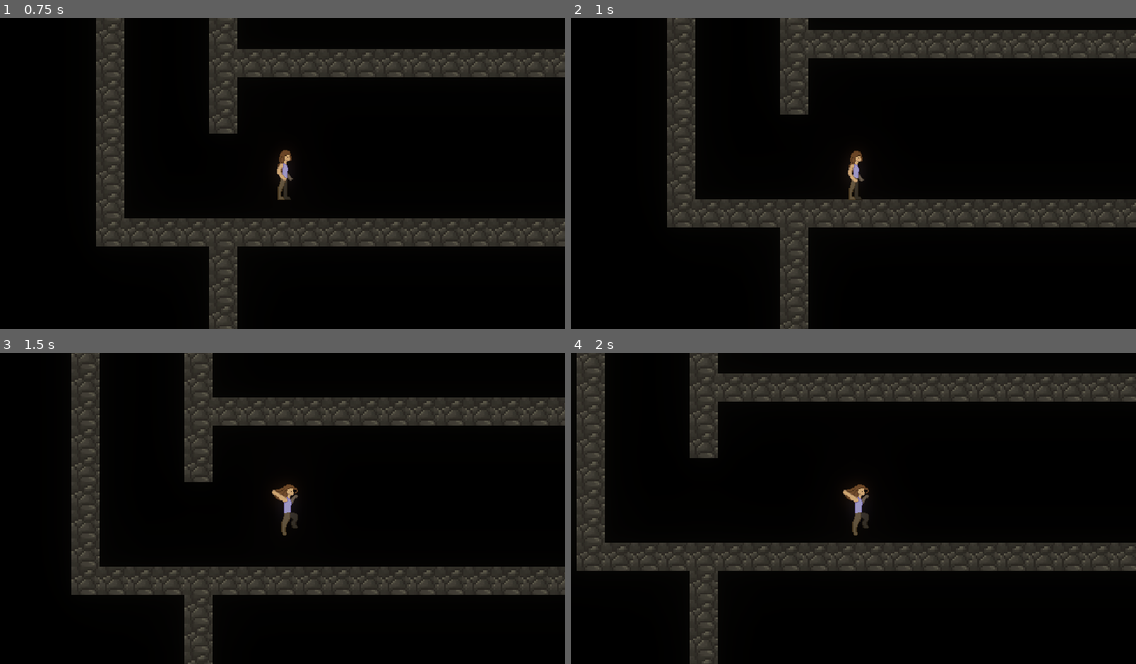
Above: before the commit, frames 1-4 (two rows, left to right).
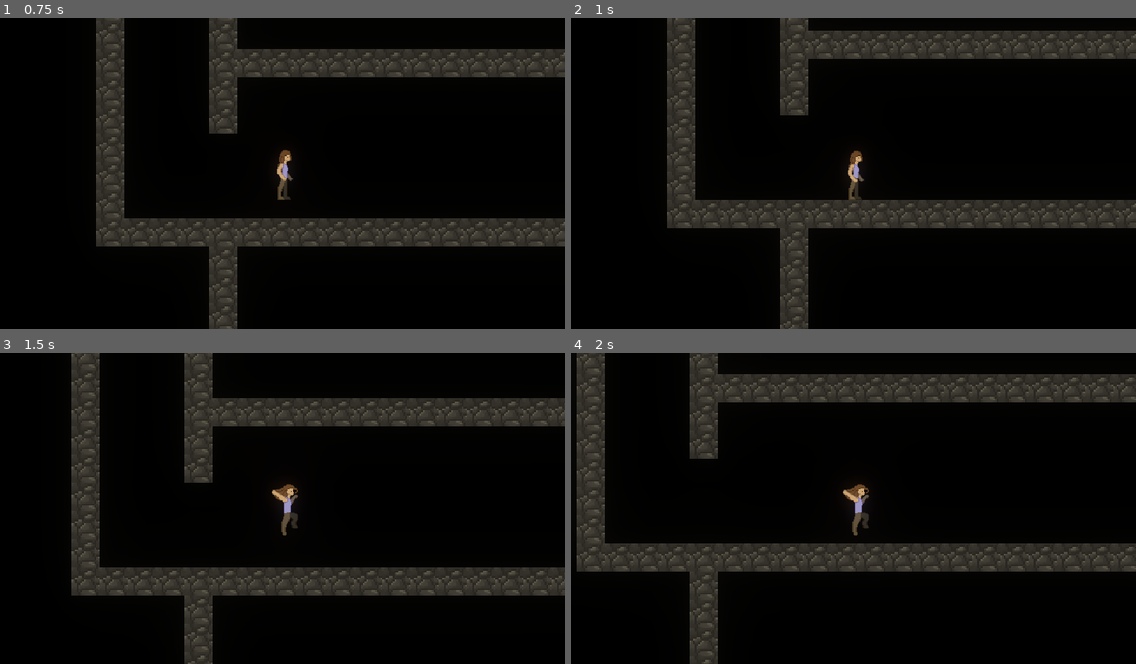
Above: after the commit, the same moments.

Repository: shindig-games/astral
Game: Godot game, scene res://scenes/Menu.tscn
The game is run twice, just before and just after one commit, with the same random seed, the same clock (stepped at 60 frames per second) and the same inputs.
Inputs:
- Up to frame 1 (0.75 s): click "Start" at 0.5 s
- Up to frame 2 (1 s): no input
- Up to frame 3 (1.5 s): hold Right (move_right) from 1.28 s (still down); hold Up (move_jump) from 1.28 s (still down)
- Up to frame 4 (2 s): keep holding Right (move_right); keep holding Up (move_jump)

Frame 1 is identical in both runs. In frame 2, 0.9% of the frame differs, in the area x 17-100%, y 0-100%; in frame 3, 0.9%; in frame 4, 1.1%, in the area x 1-100%, y 0-100%.

Commit message:
done

Diff:
--- a/scenes/Player.tscn
+++ b/scenes/Player.tscn
@@ -1,27 +1,27 @@
-[gd_scene load_steps=27 format=2]
+[gd_scene load_steps=28 format=2]
 
 [ext_resource path="res://src/player/player.gd" type="Script" id=1]
 [ext_resource path="res://resources/HellionAssets/player/idle/2.png" type="Texture" id=2]
 [ext_resource path="res://resources/HellionAssets/player/idle/1.png" type="Texture" id=3]
-[ext_resource path="res://resources/HellionAssets/player/jump/1.png" type="Texture" id=4]
-[ext_resource path="res://resources/HellionAssets/player/jump/2.png" type="Texture" id=5]
-[ext_resource path="res://resources/HellionAssets/player/jump/3.png" type="Texture" id=6]
-[ext_resource path="res://resources/HellionAssets/player/jump/4.png" type="Texture" id=7]
-[ext_resource path="res://resources/HellionAssets/player/fall/1.png" type="Texture" id=8]
-[ext_resource path="res://resources/HellionAssets/player/fall/2.png" type="Texture" id=9]
-[ext_resource path="res://resources/HellionAssets/player/fall/3.png" type="Texture" id=10]
-[ext_resource path="res://resources/HellionAssets/player/walk/1.png" type="Texture" id=11]
-[ext_resource path="res://resources/HellionAssets/player/walk/2.png" type="Texture" id=12]
-[ext_resource path="res://resources/HellionAssets/player/walk/3.png" type="Texture" id=13]
-[ext_resource path="res://resources/HellionAssets/player/walk/4.png" type="Texture" id=14]
-[ext_resource path="res://resources/HellionAssets/player/walk/5.png" type="Texture" id=15]
-[ext_resource path="res://resources/HellionAssets/player/walk/6.png" type="Texture" id=16]
-[ext_resource path="res://resources/HellionAssets/player/walk/7.png" type="Texture" id=17]
-[ext_resource path="res://resources/HellionAssets/player/walk/8.png" type="Texture" id=18]
-[ext_resource path="res://resources/HellionAssets/player/walk/9.png" type="Texture" id=19]
-[ext_resource path="res://resources/HellionAssets/player/walk/10.png" type="Texture" id=20]
-[ext_resource path="res://resources/HellionAssets/player/walk/11.png" type="Texture" id=21]
-[ext_resource path="res://resources/HellionAssets/player/walk/12.png" type="Texture" id=22]
+[ext_resource path="res://resources/HellionAssets/player/walk/1.png" type="Texture" id=4]
+[ext_resource path="res://resources/HellionAssets/player/walk/2.png" type="Texture" id=5]
+[ext_resource path="res://resources/HellionAssets/player/walk/3.png" type="Texture" id=6]
+[ext_resource path="res://resources/HellionAssets/player/walk/4.png" type="Texture" id=7]
+[ext_resource path="res://resources/HellionAssets/player/walk/5.png" type="Texture" id=8]
+[ext_resource path="res://resources/HellionAssets/player/walk/6.png" type="Texture" id=9]
+[ext_resource path="res://resources/HellionAssets/player/walk/7.png" type="Texture" id=10]
+[ext_resource path="res://resources/HellionAssets/player/walk/8.png" type="Texture" id=11]
+[ext_resource path="res://resources/HellionAssets/player/walk/9.png" type="Texture" id=12]
+[ext_resource path="res://resources/HellionAssets/player/walk/10.png" type="Texture" id=13]
+[ext_resource path="res://resources/HellionAssets/player/walk/11.png" type="Texture" id=14]
+[ext_resource path="res://resources/HellionAssets/player/walk/12.png" type="Texture" id=15]
+[ext_resource path="res://resources/HellionAssets/player/jump/1.png" type="Texture" id=16]
+[ext_resource path="res://resources/HellionAssets/player/jump/2.png" type="Texture" id=17]
+[ext_resource path="res://resources/HellionAssets/player/jump/3.png" type="Texture" id=18]
+[ext_resource path="res://resources/HellionAssets/player/jump/4.png" type="Texture" id=19]
+[ext_resource path="res://resources/HellionAssets/player/fall/1.png" type="Texture" id=20]
+[ext_resource path="res://resources/HellionAssets/player/fall/2.png" type="Texture" id=21]
+[ext_resource path="res://resources/HellionAssets/player/fall/3.png" type="Texture" id=22]
 [ext_resource path="res://resources/HellionAssets/player/crouch/1.png" type="Texture" id=23]
 [ext_resource path="res://resources/HellionAssets/player/crouch/2.png" type="Texture" id=24]
 
@@ -32,20 +32,20 @@
 "name": "idle",
 "speed": 3.0
 }, {
-"frames": [ ExtResource( 4 ), ExtResource( 5 ), ExtResource( 6 ), ExtResource( 7 ) ],
+"frames": [ ExtResource( 4 ), ExtResource( 5 ), ExtResource( 6 ), ExtResource( 7 ), ExtResource( 8 ), ExtResource( 9 ), ExtResource( 10 ), ExtResource( 11 ), ExtResource( 12 ), ExtResource( 13 ), ExtResource( 14 ), ExtResource( 15 ) ],
+"loop": true,
+"name": "walk",
+"speed": 20.0
+}, {
+"frames": [ ExtResource( 16 ), ExtResource( 17 ), ExtResource( 18 ), ExtResource( 19 ) ],
 "loop": false,
 "name": "jump",
 "speed": 10.0
 }, {
-"frames": [ ExtResource( 8 ), ExtResource( 9 ), ExtResource( 10 ) ],
+"frames": [ ExtResource( 20 ), ExtResource( 21 ), ExtResource( 22 ) ],
 "loop": false,
 "name": "fall",
 "speed": 10.0
-}, {
-"frames": [ ExtResource( 11 ), ExtResource( 12 ), ExtResource( 13 ), ExtResource( 14 ), ExtResource( 15 ), ExtResource( 16 ), ExtResource( 17 ), ExtResource( 18 ), ExtResource( 19 ), ExtResource( 20 ), ExtResource( 21 ), ExtResource( 22 ) ],
-"loop": true,
-"name": "walk",
-"speed": 20.0
 }, {
 "frames": [ ExtResource( 23 ), ExtResource( 24 ) ],
 "loop": false,
@@ -57,6 +57,10 @@
 radius = 21.5868
 height = 65.7068
 
+[sub_resource type="CapsuleShape2D" id=3]
+radius = 30.0
+height = 13.0
+
 [node name="Player" type="KinematicBody2D"]
 position = Vector2( 635.046, 358.146 )
 script = ExtResource( 1 )
@@ -65,12 +69,11 @@
 position = Vector2( -0.616119, 2.33127 )
 scale = Vector2( 2, 2 )
 frames = SubResource( 1 )
-animation = "fall"
-frame = 2
+animation = "crouch"
+frame = 1
 playing = true
 
-[node name="CollisionShape2D" type="CollisionShape2D" parent="."]
-visible = false
+[node name="StandingCollisionShape" type="CollisionShape2D" parent="."]
 position = Vector2( 4.66107, 4.33057 )
 shape = SubResource( 2 )
 
@@ -78,6 +81,10 @@
 current = true
 drag_margin_h_enabled = false
 drag_margin_v_enabled = false
+
+[node name="CrouchingCollisionShape" type="CollisionShape2D" parent="."]
+position = Vector2( 5, 23 )
+shape = SubResource( 3 )
 
 [node name="Raycasts" type="Node2D" parent="."]
 visible = false
--- a/src/player/player.gd
+++ b/src/player/player.gd
@@ -68,6 +68,7 @@
 func play_anim(anim):
 	$Sprite.play(anim)
 
+# warning-ignore:unused_argument
 func always_apply_gravity(delta):
 	motion.y += GRAVITY
 
@@ -80,12 +81,14 @@
 
 ###   STATE MACHINE   ###
 
+# warning-ignore:unused_argument
 func should_move(delta):
 	if Input.is_action_pressed("move_left") or Input.is_action_pressed("move_right"):
 		if time_since_on_floor == 0:
 			return true
 	return false
 
+# warning-ignore:unused_argument
 func should_jump(delta):
 	if time_since_on_floor < 1:
 		if Input.is_action_pressed("move_jump"):
@@ -93,15 +96,17 @@
 
 func should_idle(delta):
 	if time_since_on_floor == 0:
-		if !should_move(delta) and !should_jump(delta):
+		if !should_move(delta) and !should_jump(delta) and !should_crouch(delta):
 			return true
 	return false
 
+# warning-ignore:unused_argument
 func should_fall(delta):
 	if time_since_on_floor > 0.25 and check_wall_collision() == 0:
 		return true
 	return false
 
+# warning-ignore:unused_argument
 func should_wall_slide(delta):
 	wall_direction = check_wall_collision()
 	if wall_direction != wall_jump_direction:
@@ -109,6 +114,7 @@
 			return true
 	return false
 
+# warning-ignore:unused_argument
 func should_wall_jump(delta):
 	if Input.is_action_just_pressed("move_jump"):
 		wall_direction = check_wall_collision()
@@ -118,7 +124,14 @@
 			return true
 	return false
 
+func should_crouch(delta):
+	if Input.is_action_pressed("ui_down"):
+		if time_since_on_floor == 0:
+			return true
+
+# warning-ignore:unused_argument
 func apply_move(delta):
+	get_node("StandingCollisionShape").disabled = false
 	if Input.is_action_pressed("move_left") and lock_move_left_timer <= 0:
 		if direction == 1:
 			sprite.flip_h = true
@@ -135,21 +148,30 @@
 		motion.x = 0
 
 
+# warning-ignore:unused_argument
 func apply_idle(delta):
+	get_node("StandingCollisionShape").disabled = false
 	motion.x = 0
 
+# warning-ignore:unused_argument
 func apply_jump(delta):
+	get_node("StandingCollisionShape").disabled = false
 	if time_since_on_floor < 1:
 		motion.y = JUMP_SPEED
 		time_since_on_floor = 1
 
+# warning-ignore:unused_argument
 func apply_fall(delta):
-	pass
+	get_node("StandingCollisionShape").disabled = false
 
+# warning-ignore:unused_argument
 func apply_wall_slide(delta):
+	get_node("StandingCollisionShape").disabled = false
 	motion.y = min(motion.y, WALL_SLIDE_SPEED)
 
+# warning-ignore:unused_argument
 func apply_wall_jump(delta):
+	get_node("StandingCollisionShape").disabled = false
 	if wall_direction == 1:
 		lock_move_right_timer = 0.5
 	if wall_direction == -1:
@@ -159,3 +181,16 @@
 	wall_jump_direction = wall_direction
 	time_since_on_floor = 1
 	lock_move_stop_timer = 0.5
+
+func apply_crouch(delta):
+	get_node("StandingCollisionShape").disabled = true
+	motion.x = 0
+	if Input.is_action_pressed("move_left"):
+		if direction == 1:
+			sprite.flip_h = true
+		direction = -1
+	elif Input.is_action_pressed("move_right"):
+		if direction == -1:
+			sprite.flip_h = false
+		direction = 1
+	print(direction)
--- a/src/player/player_state_machine.gd
+++ b/src/player/player_state_machine.gd
@@ -9,6 +9,7 @@
 	add_state("fall")
 	add_state("wall_slide")
 	add_state("wall_jump")
+	add_state("crouch")
 	parent = p
 
 func _state_logic(delta):
@@ -28,6 +29,8 @@
 			parent.apply_move(delta)
 		states.wall_jump:
 			parent.apply_wall_jump(delta)
+		states.crouch:
+			parent.apply_crouch(delta)
 
 func _get_transition(delta):
 	match state:
@@ -37,6 +40,8 @@
 				return states.walk
 			if parent.should_jump(delta):
 				return states.jump
+			if parent.should_crouch(delta):
+				return states.crouch
 
 		states.walk:
 			if parent.should_idle(delta):
@@ -45,6 +50,8 @@
 				return states.jump
 			if parent.should_fall(delta):
 				return states.fall
+			if parent.should_crouch(delta):
+				return states.crouch
 
 		states.jump:
 			if parent.should_fall(delta):
@@ -72,6 +79,14 @@
 			if parent.should_move(delta):
 				return states.walk
 
+		states.crouch:
+			if parent.should_jump(delta):
+				return states.jump
+			if parent.should_idle(delta):
+				return states.idle
+			#if parent.should_roll:
+			#	return states.roll
+
 	return null
 
 func _enter_state(new_state, old_state):
@@ -93,5 +108,8 @@
 		states.fall:
 			parent.play_anim("fall")
 
+		states.crouch:
+			parent.play_anim("crouch")
+
 func _exit_state(old_state, new_state):
 	pass
